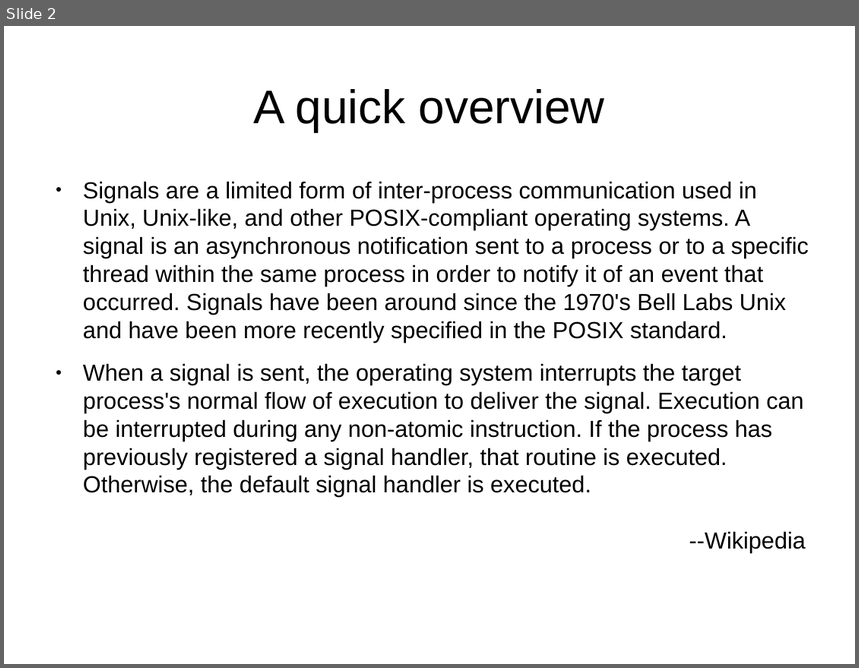
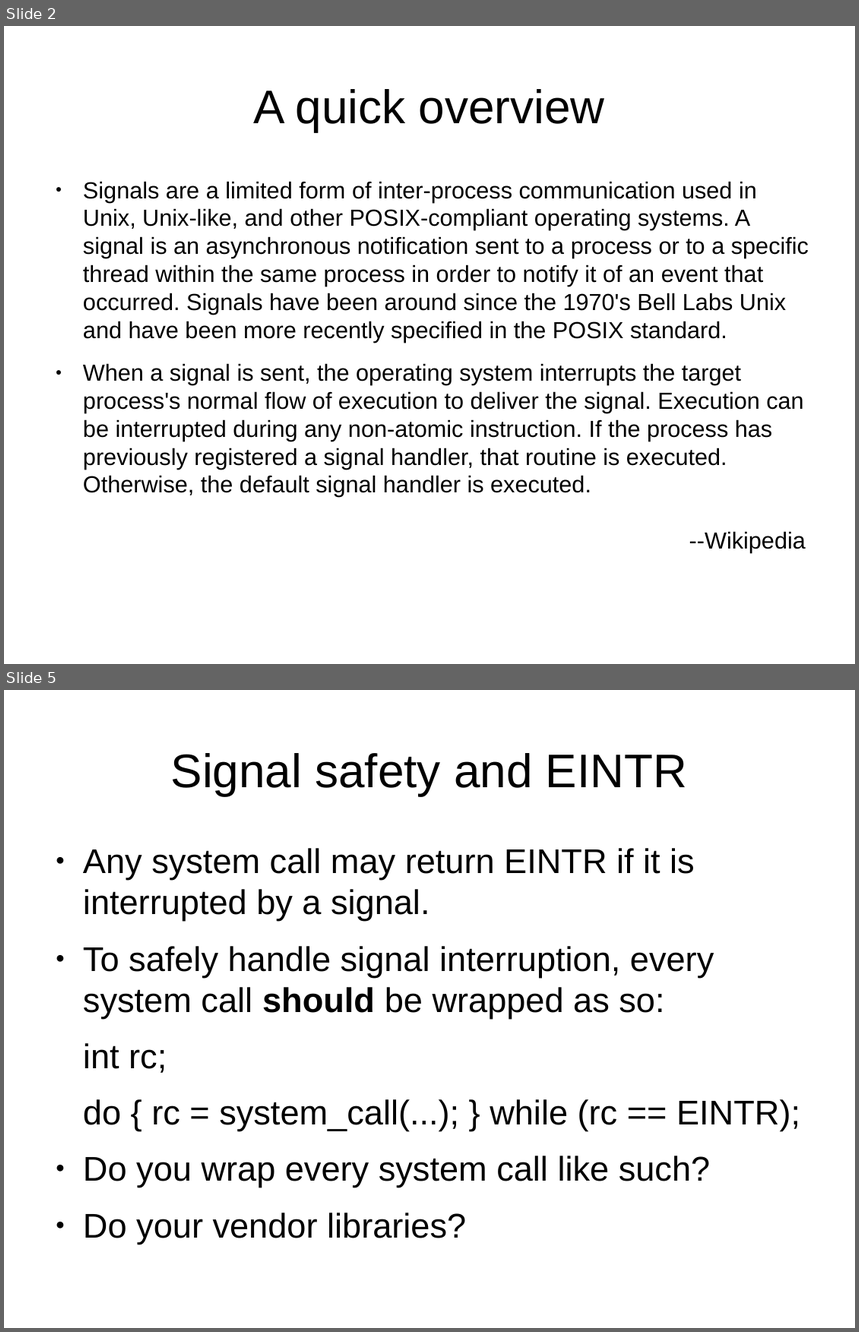
Before and after one commit to cknite/psignals, a slide deck: docs/psignals.odp. Shown one above the other, each under a label of ours: slide 2 before the commit, slides 2 and 5 after it; the slides between them are not shown. The pictures are 859x668 and 859x1332 pixels, drawn with LibreOffice and Linux fonts; fonts in the diff are those of the drawing. Boxes give left, top, right and bottom in pixels: in the first picture for what was removed or moved away, otherwise in the second. Text is boxed around its words. In the diff, an @@ line names an element or a change of style, - is before the commit and + after.

```diff
--- a/docs/psignals.odp
+++ b/docs/psignals.odp
@@ slide 5 added at (x1=4, y1=690, x2=855, y2=1328), background #FFFFFF @@
@@ title added at (x1=171, y1=753, x2=687, y2=796), 44 pt, text #000000 @@
+Signal safety and EINTR
@@ text added at (x1=83, y1=848, x2=800, y2=1188), 32 pt, text #000000 @@
+● Any system call may return EINTR if it is interrupted by a signal.
+● To safely handle signal interruption, every system call should be wrapped as so:
+int rc;
+do { rc = system_call(...); } while (rc == EINTR);
+● Do you wrap every system call like such?
+● Do your vendor libraries?
```
Also in this commit, not shown: 2 slides changed, 3 other slides added, 1 slide removed.
